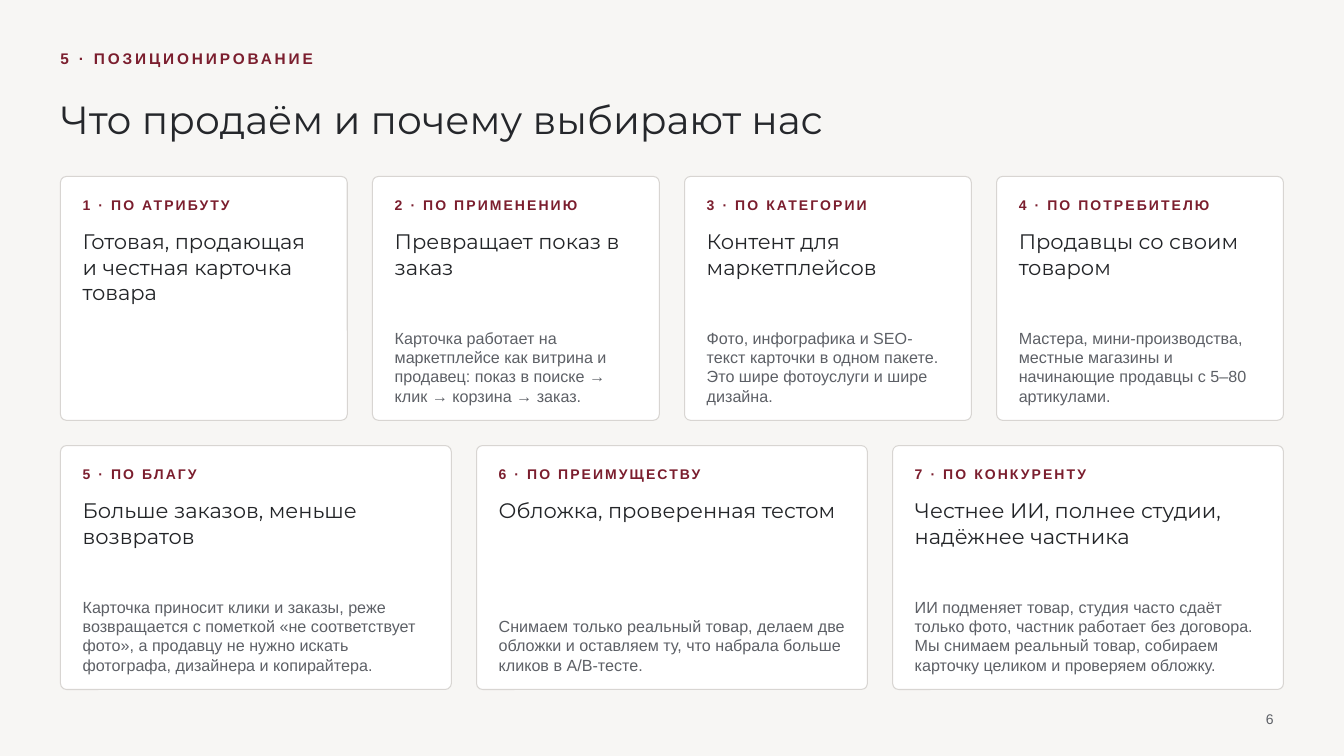
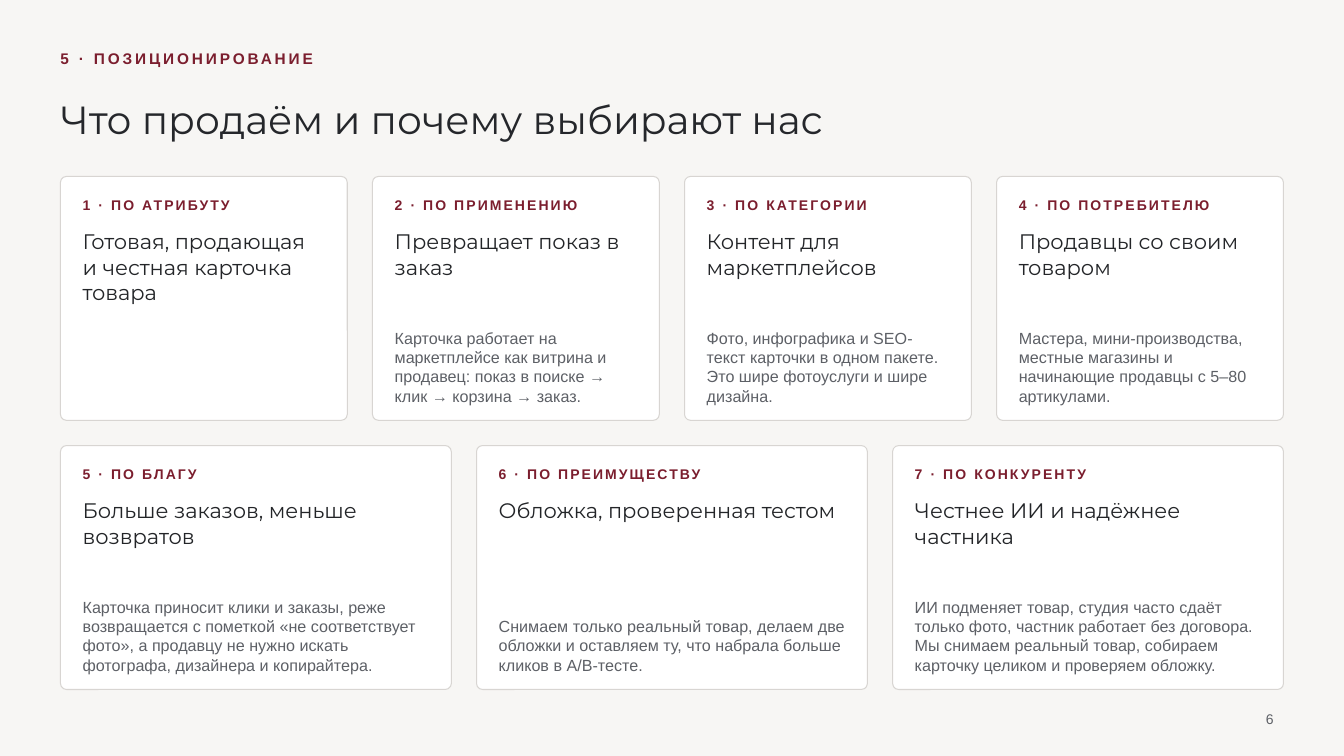
Before and after one commit to frnjuo/brand-photo-studio-, a slide deck: slide 6 of Презентация (редактируемая).pptx. Drawn at 1344x756 pixels with LibreOffice and Linux fonts; fonts in the diff are those of the drawing. Boxes give left, top, right and bottom in pixels: in the first picture for what was removed or moved away, otherwise in the second. Text is boxed around its words. In the diff, an @@ line names an element or a change of style, - is before the commit and + after.

```diff
--- a/Презентация (редактируемая).pptx
+++ b/Презентация (редактируемая).pptx
@@ text at (915, 503, 1180, 544): text changed @@
-Честнее ИИ, полнее студии, надёжнее частника
+Честнее ИИ и надёжнее частника
```
Also in this commit, not shown: 2 other slides changed, 4 other files.
